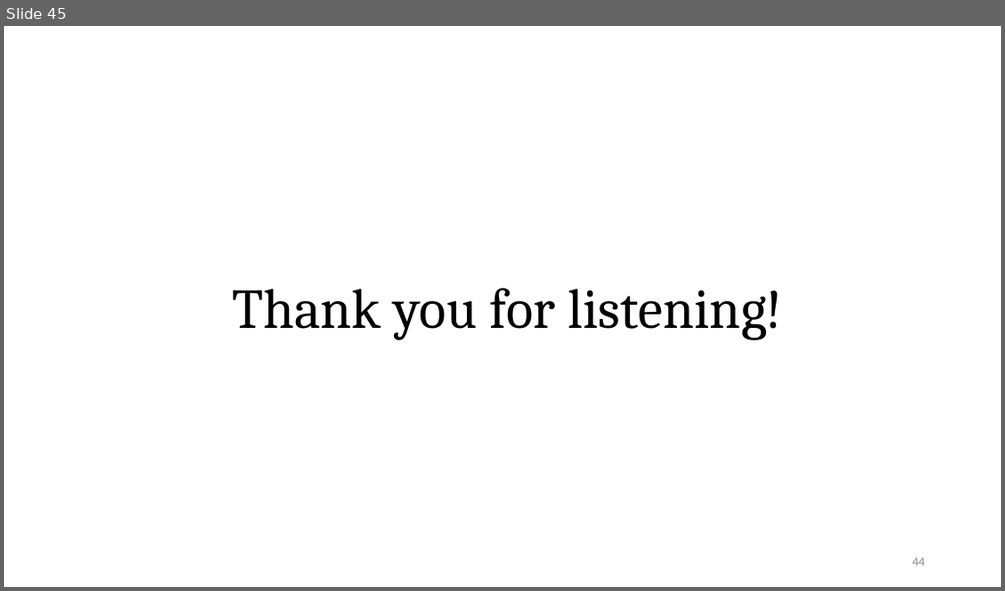
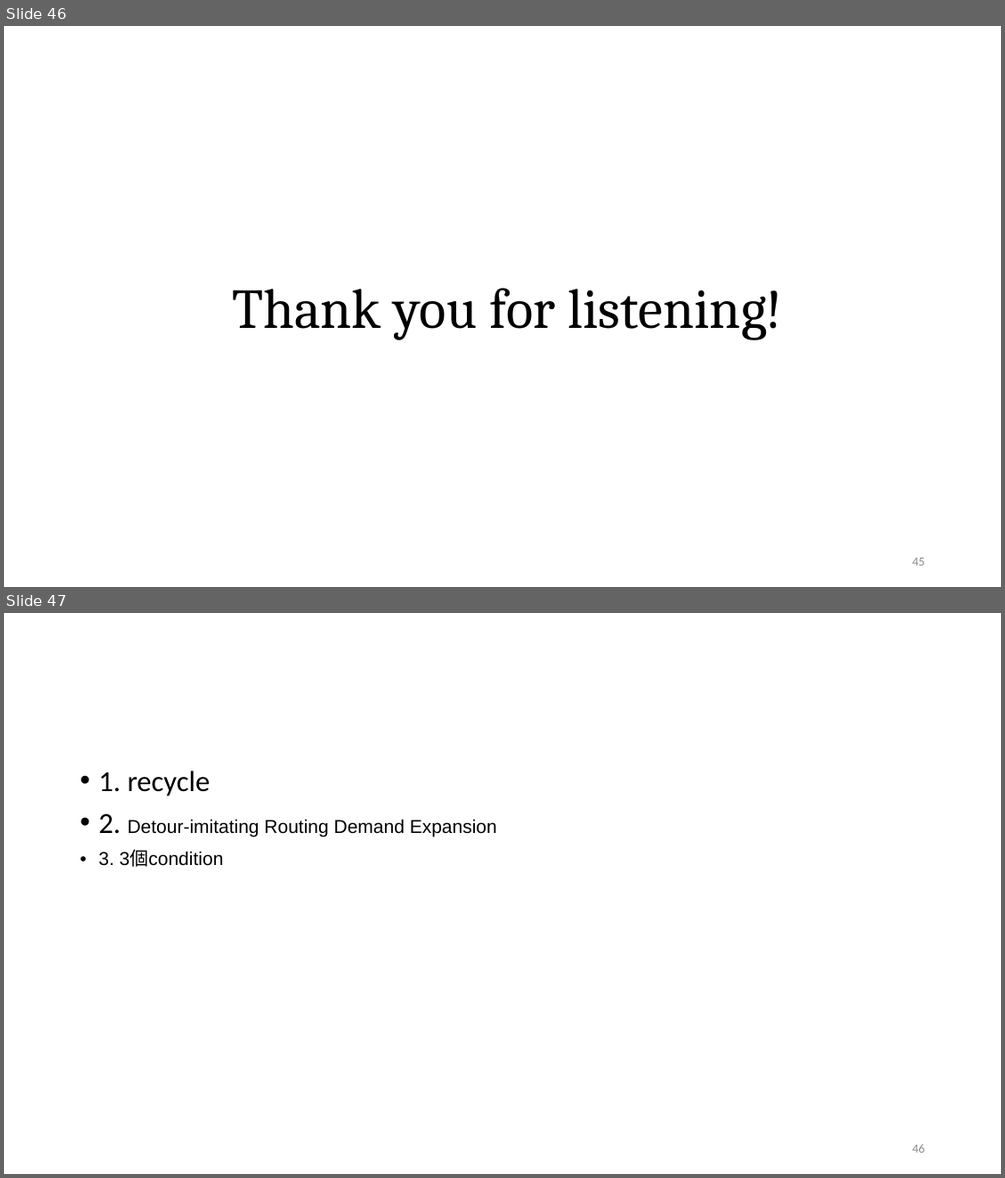
Before and after one commit to Pacific-Feng-Studuies/Studied-Papers, a slide deck: GM/Placement/PUFFER A Routability-Driven Placement Framework via Cell Padding/PUFFER A Routability-Driven Placement Framework via Cell Padding.pptx. Shown one above the other, each under a label of ours: slide 45 before the commit, slides 46 and 47 after it. The pictures are 1005x591 and 1005x1178 pixels, drawn with LibreOffice and Linux fonts; fonts in the diff are those of the drawing. Boxes give left, top, right and bottom in pixels: in the first picture for what was removed or moved away, otherwise in the second. Text is boxed around its words. In the diff, an @@ line names an element or a change of style, - is before the commit and + after.

```diff
--- a/GM/Placement/PUFFER A Routability-Driven Placement Framework via Cell Padding/PUFFER A Routability-Driven Placement Framework via Cell Padding.pptx
+++ b/GM/Placement/PUFFER A Routability-Driven Placement Framework via Cell Padding/PUFFER A Routability-Driven Placement Framework via Cell Padding.pptx
@@ slide 47 added at (4, 613, 1001, 1174), background #FFFFFF @@
@@ text added at (98, 771, 497, 867), 18 pt, text #000000 @@
+• 1. recycle
+• 2. Detour-imitating Routing Demand Expansion
+• 3. 3個condition
@@ page number added at (912, 1144, 924, 1152), 12 pt, text #8C8C8C @@
+46
@@ what was slide 45 is now slide 46 @@
@@ page number at (912, 557, 924, 565): text changed @@
-44
+45
```
Also in this commit, not shown: 8 slides changed, 1 other slide added.
